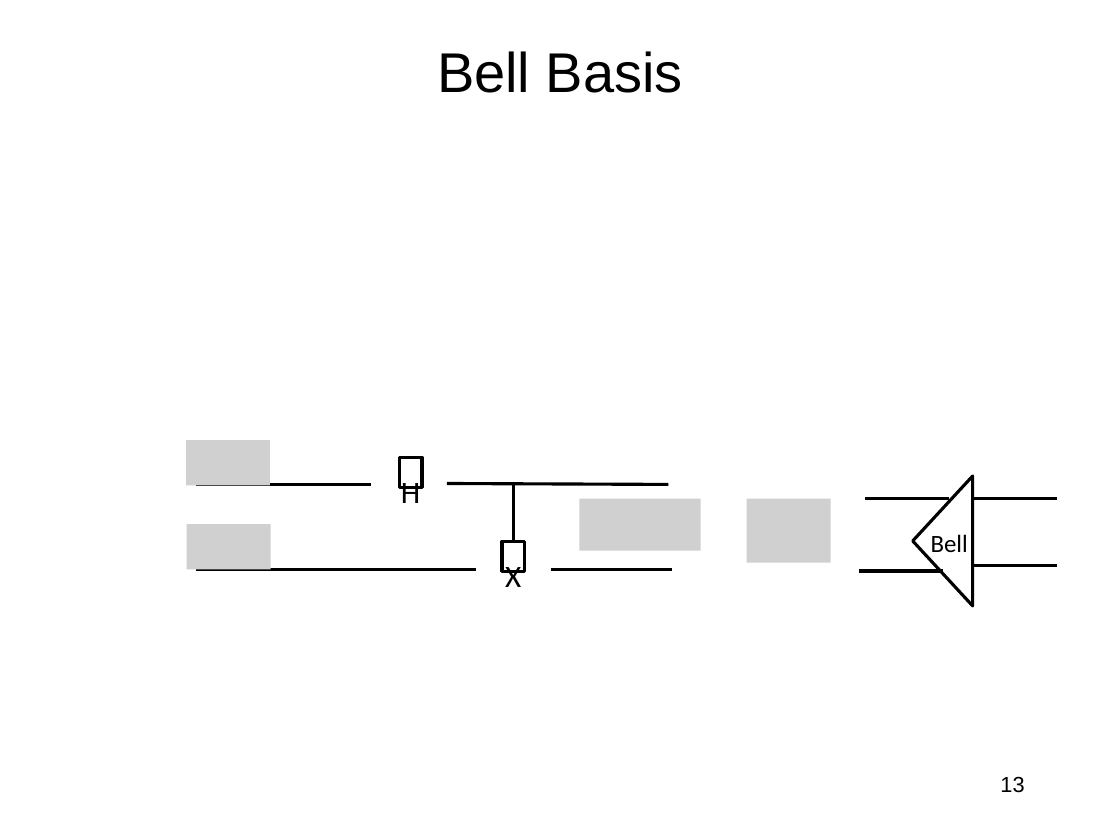
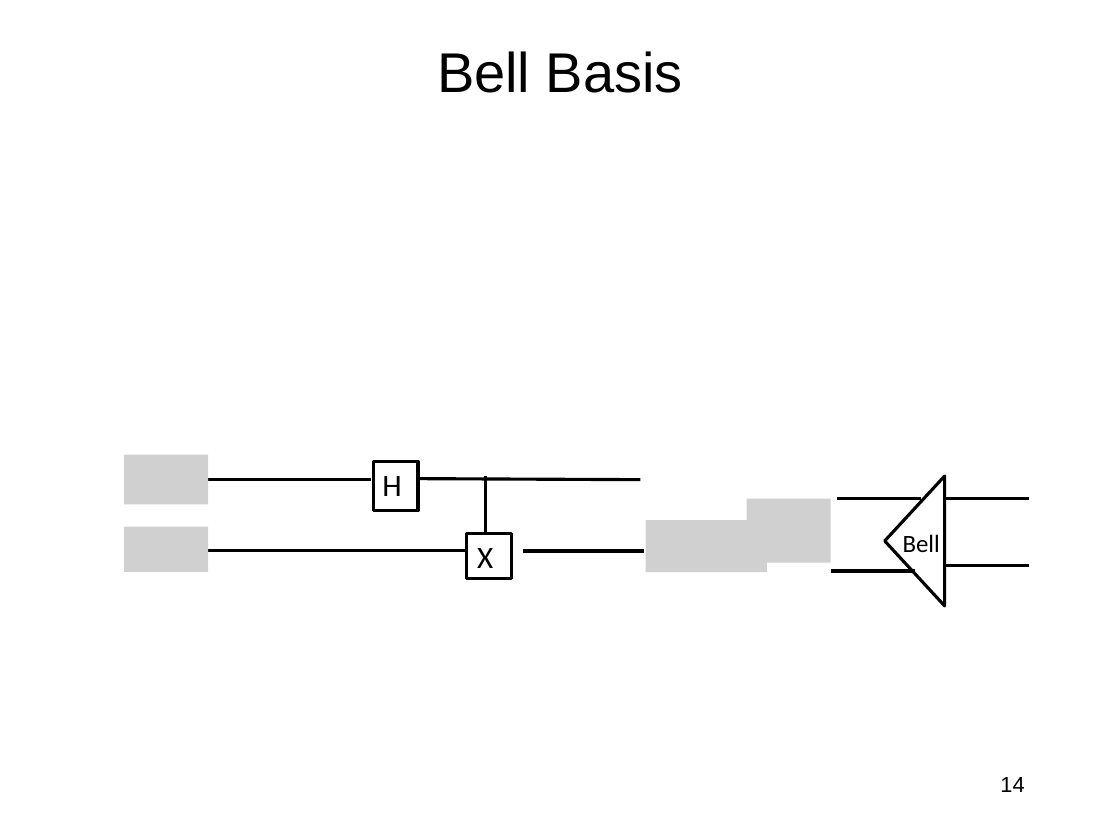
Before and after one commit to jlmucb/class_notes, a slide deck: slide 14 of BerkeleyClass/CS290Spring2013/Lectures/QC.pptx (slide 13 before the commit). Drawn at 1120x840 pixels with LibreOffice and Linux fonts; fonts in the diff are those of the drawing; grey boxes stand for pictures. Boxes give left, top, right and bottom in pixels: in the first picture for what was removed or moved away, otherwise in the second. Text is boxed around its words. In the diff, an @@ line names an element or a change of style, - is before the commit and + after.

```diff
--- a/BerkeleyClass/CS290Spring2013/Lectures/QC.pptx
+++ b/BerkeleyClass/CS290Spring2013/Lectures/QC.pptx
@@ picture removed at [186,440,270,485] @@
@@ picture added at [124,455,208,504] @@
@@ line moved from (196, 485) - (371, 485) to (196, 479) - (371, 479) @@
@@ text "H": place and size @@
-text "H" at [401,483,420,503]
+text "H" at [382,476,401,496]
@@ rectangle: place and size @@
-rectangle at [400,457,422,487]
+rectangle at [373,461,418,511]
@@ line moved from (447, 484) - (669, 485) to (419, 478) - (641, 479) @@
@@ line moved from (513, 542) - (513, 485) to (485, 533) - (485, 476) @@
@@ picture removed at [579,498,700,550] @@
@@ picture added at [124,526,208,571] @@
@@ picture removed at [187,524,271,569] @@
@@ text "X": place and size @@
-text "X" at [505,567,521,587]
+text "X" at [477,548,493,568]
@@ rectangle: place and size @@
-rectangle at [502,541,524,571]
+rectangle at [467,534,512,579]
@@ picture added at [645,520,766,571] @@
@@ line moved from (196, 569) - (476, 569) to (196, 551) - (467, 551) @@
@@ line moved from (551, 570) - (672, 570) to (523, 551) - (644, 551) @@
@@ 4 lines, 1 text, 1 triangle: place and size @@
-4 lines, 1 text, 1 triangle at [859,475,1056,605]
+4 lines, 1 text, 1 triangle at [831,475,1028,605]
@@ page number at [1000,777,1024,792]: text changed @@
-13
+14
```
Also in this commit, not shown: 5 other slides changed, 7 slides added, 4 slides removed.
